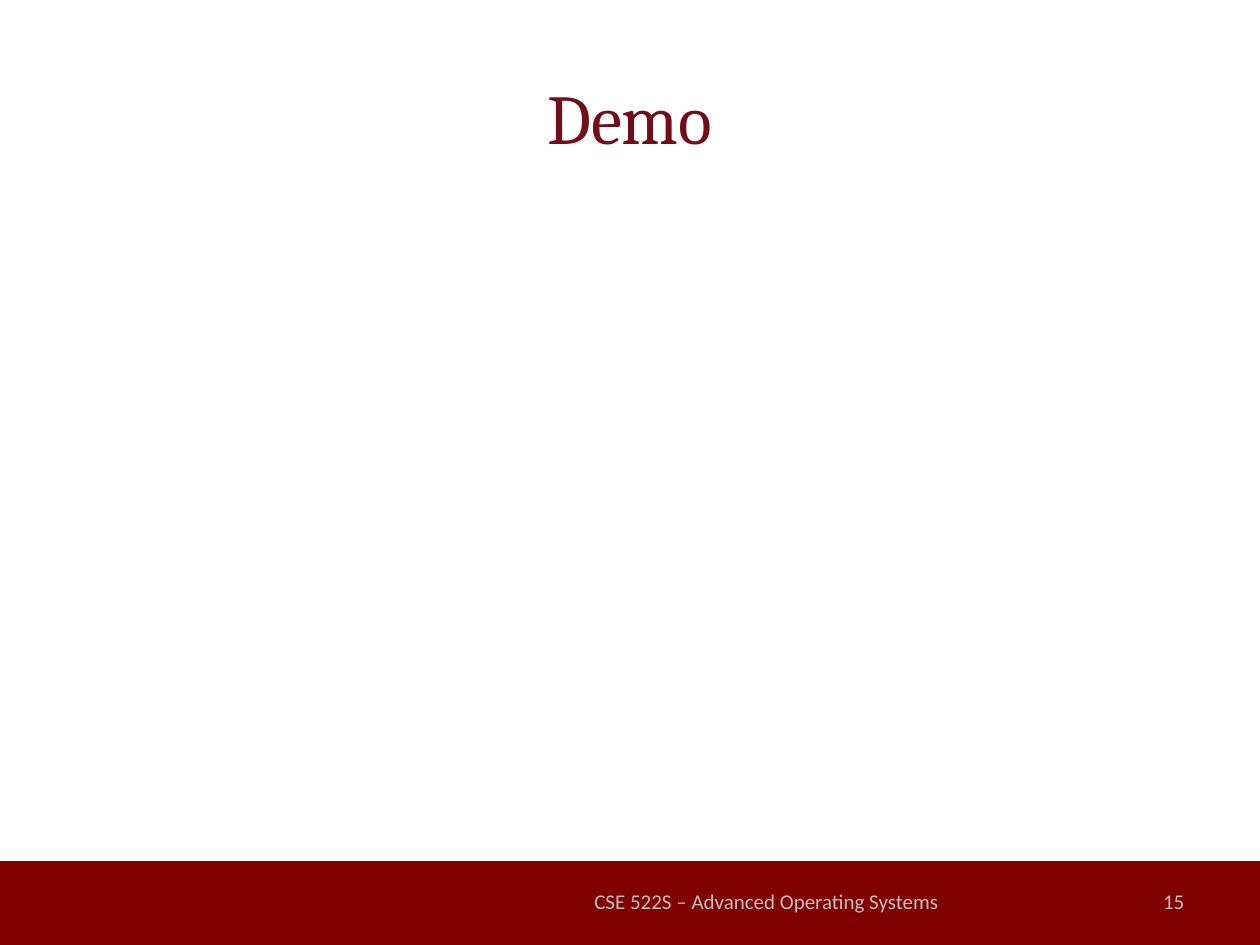
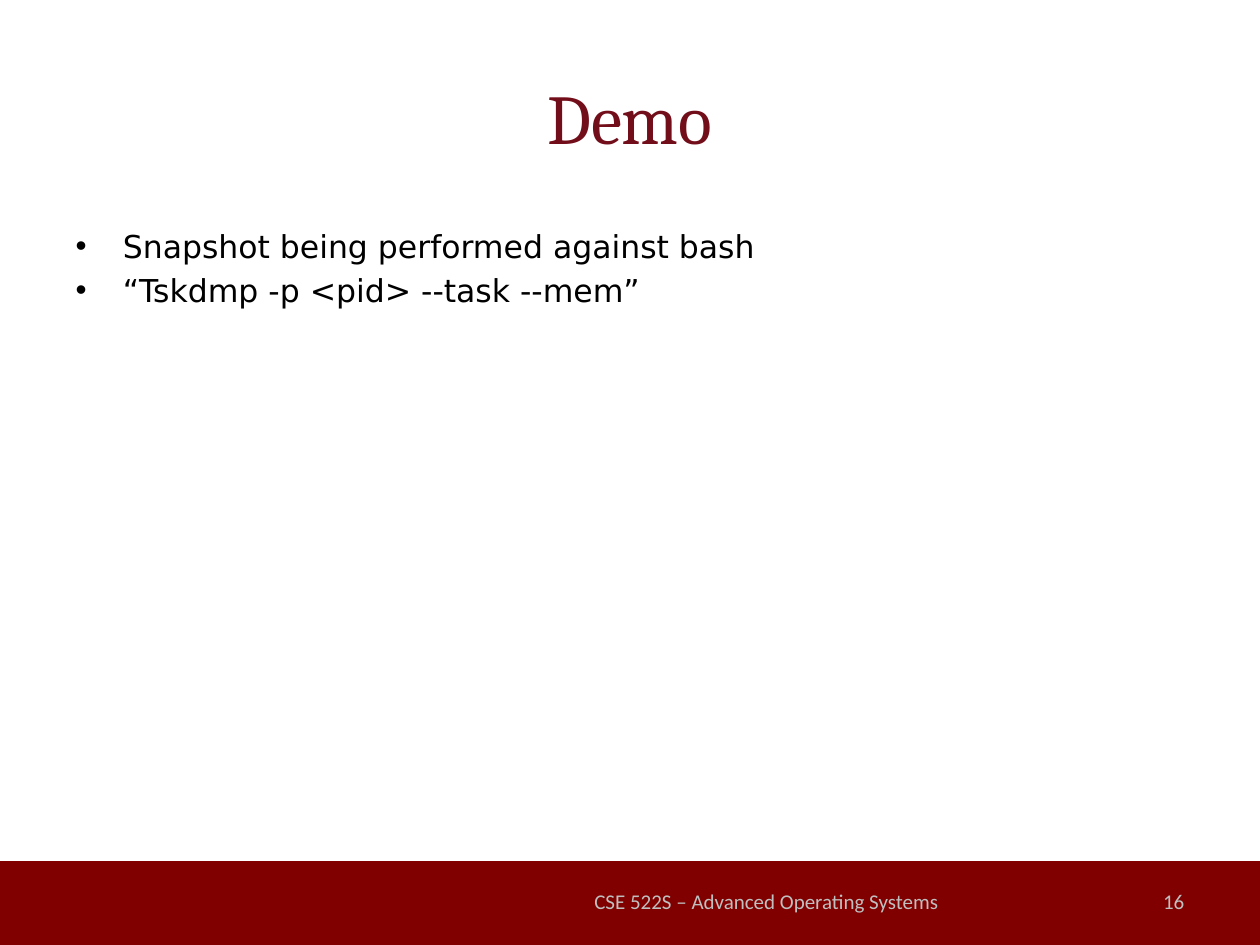
Before and after one commit to millerrt3/LinuxSuspendable, a slide deck: slide 16 of final_presentation.pptx (slide 15 before the commit). Drawn at 1260x945 pixels with LibreOffice and Linux fonts; fonts in the diff are those of the drawing; background and template pictures are left out. Boxes give left, top, right and bottom in pixels: in the first picture for what was removed or moved away, otherwise in the second. Text is boxed around its words. In the diff, an @@ line names an element or a change of style, - is before the commit and + after.

```diff
--- a/final_presentation.pptx
+++ b/final_presentation.pptx
@@ text added at (x1=123, y1=234, x2=755, y2=309), 18 pt, text #000000 @@
+• Snapshot being performed against bash
+• “Tskdmp -p <pid> --task --mem”
@@ page number at (x1=1163, y1=895, x2=1184, y2=909): text changed @@
-15
+16
```
Also in this commit, not shown: 7 other slides changed, 7 other files.
